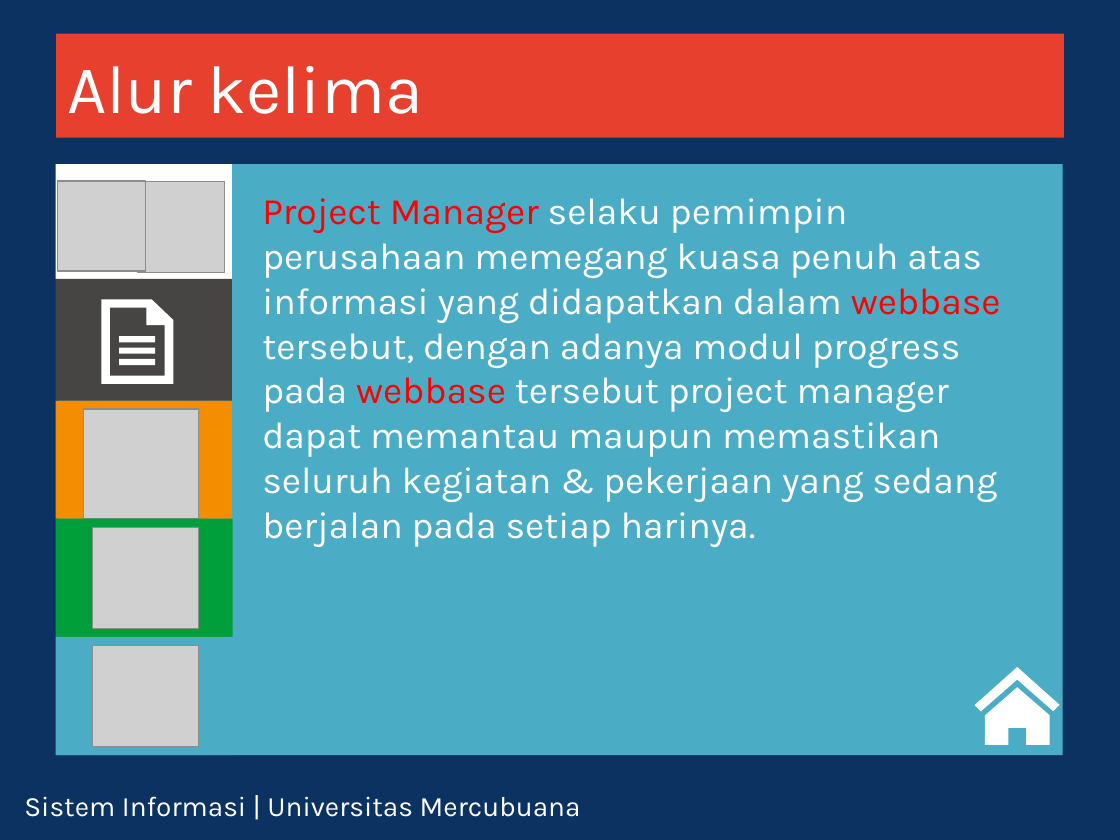
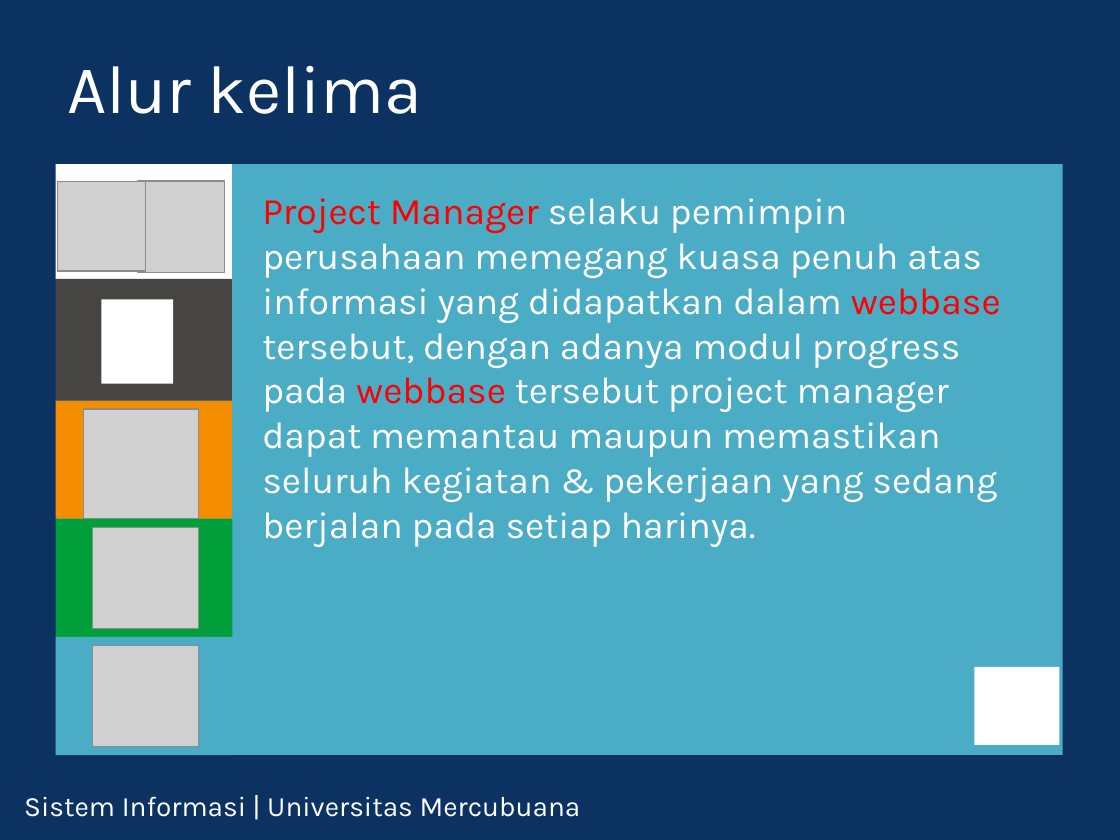
Before and after one commit to feldy/pgn, a slide deck: slide 9 of doc/ppt_new/metro-ui-style.pptx. Drawn at 1120x840 pixels with LibreOffice and Linux fonts; fonts in the diff are those of the drawing; grey boxes stand for pictures; background and template pictures are left out. Boxes give left, top, right and bottom in pixels: in the first picture for what was removed or moved away, otherwise in the second. Text is boxed around its words. In the diff, an @@ line names an element or a change of style, - is before the commit and + after.

```diff
--- a/doc/ppt_new/metro-ui-style.pptx
+++ b/doc/ppt_new/metro-ui-style.pptx
@@ text "Alur kelima": place and size @@
-text "Alur kelima" at [56, 34, 1064, 138]
+text "Alur kelima" at [67, 66, 423, 114]
@@ text "Alur kelima" at [67, 66, 423, 114]: fill #E8402E to none @@
@@ freeform shape removed at [102, 299, 174, 383] @@
@@ rectangle added at [102, 299, 174, 383], fill #FFFFFF @@
@@ freeform shape removed at [974, 666, 1060, 745] @@
@@ rectangle added at [974, 668, 1060, 746], fill #FFFFFF @@
```
Also in this commit, not shown: 8 other slides changed, 13 other files.
